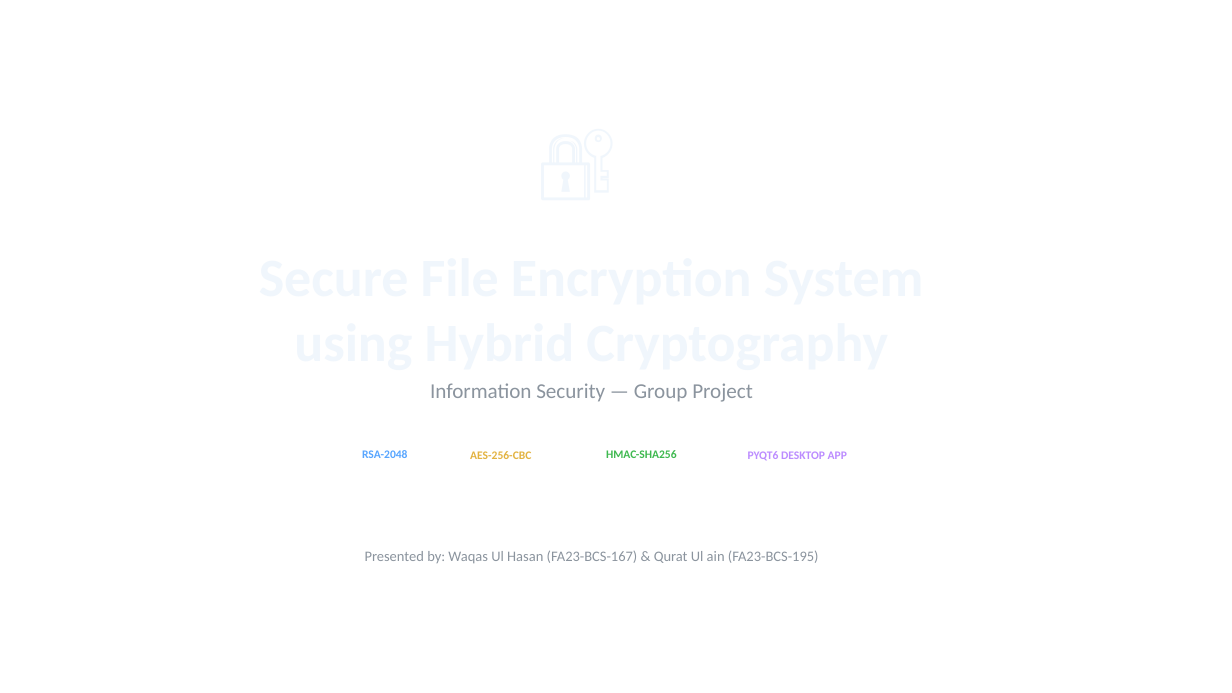
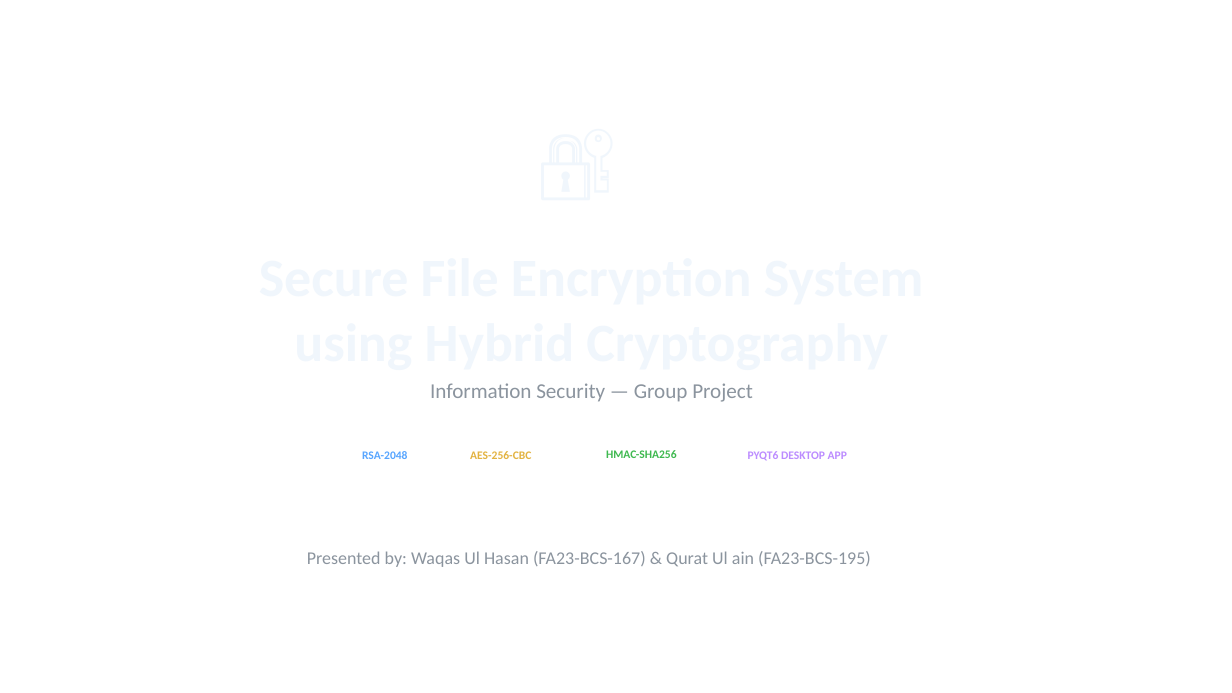
Before and after one commit to Waqas-Ul-Hasan/HybridCrypto, a slide deck: slide 1 of slides_editable.pptx. Drawn at 1232x693 pixels with LibreOffice and Linux fonts; fonts in the diff are those of the drawing; background and template pictures are left out. Boxes give left, top, right and bottom in pixels: in the first picture for what was removed or moved away, otherwise in the second. Text is boxed around its words. In the diff, an @@ line names an element or a change of style, - is before the commit and + after.

Commit message:
saved the edits in the slides

```diff
--- a/slides_editable.pptx
+++ b/slides_editable.pptx
@@ text "Presented by: Waqas Ul Hasan ...": place and size @@
-text "Presented by: Waqas Ul Hasan ..." at bbox=[365, 550, 819, 563]
+text "Presented by: Waqas Ul Hasan ..." at bbox=[307, 551, 871, 567]
@@ text "Presented by: Waqas Ul Hasan ..." at bbox=[307, 551, 871, 567]: size 11.2 to 14 pt @@
```
Also in this commit, not shown: 1 other slide changed, 4 other files.
